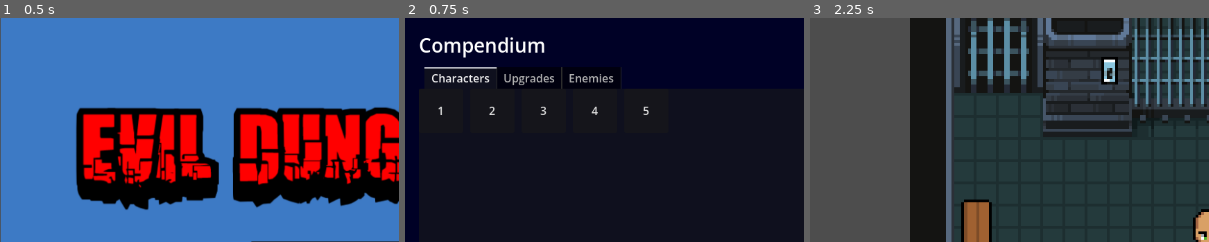
Above: before the commit, frames 1-3 (left to right).
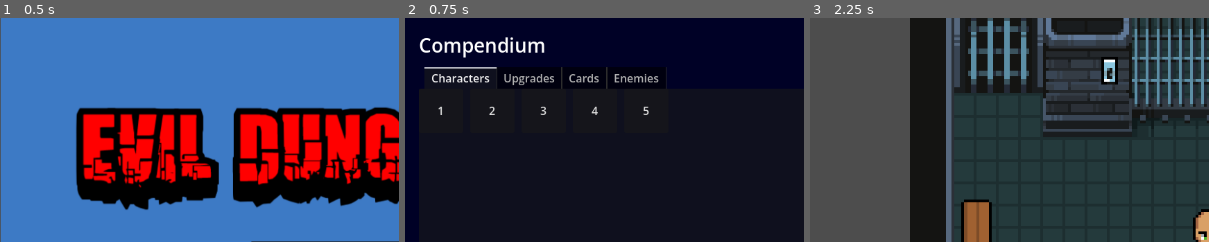
Above: after the commit, the same moments.

Repository: Maximgg21/A401-Project
Game: Godot game, scene res://scenes/ui/main_menu.tscn
Two runs of this game, one before a commit and one after it. Both use one fixed random seed, a clock stepped at 60 frames per second and the inputs below.
Inputs:
- Up to frame 1 (0.5 s): no input
- Up to frame 2 (0.75 s): click "Compendium" at 0.5 s
- Up to frame 3 (2.25 s): click "Back" at 1.25 s; click "Start" at 2 s
The pictures show only the part of the screen within x 0-50%, y 0-50%; the shares and areas given below are measured in that part.

Frame 1 is identical in both runs. In frame 2, 0.5% of the frame differs, in the area x 41-64%, y 21-32%; in frame 3, nothing differs.

Commit message:
Added cards to Compendium
populates the cards tab with the .tres files

Diff:
--- a/scenes/ui/compendium.gd
+++ b/scenes/ui/compendium.gd
@@ -4,7 +4,13 @@
 const ICON_SIZE := Vector2(64, 64)
 const GRID_COLUMNS := 5
 
-# Data Entry Portion
+# The Cards tab is different from the other tabs. It pulls cards from data/cards
+const CARDS_DATA_PATH := "res://data/cards"
+const CARD_SCENE := preload("res://scenes/cards/card.tscn")
+const CARD_MIN_SIZE := Vector2(160, 220)
+const CARD_GRID_COLUMNS := 4
+
+# Manual Data Entry Portion
 
 # --- Characters ---
 var character_1_name := "Alex"
@@ -229,6 +235,10 @@
 	upgrades_tab.name = "Upgrades"
 	tabs.add_child(upgrades_tab)
 
+	var cards_tab := _build_cards_tab()
+	cards_tab.name = "Cards"
+	tabs.add_child(cards_tab)
+
 	var enemies_tab := _build_enemies_tab()
 	enemies_tab.name = "Enemies"
 	tabs.add_child(enemies_tab)
@@ -236,11 +246,11 @@
 	_build_detail_popup()
 
 
-func _new_grid() -> GridContainer:
+func _new_grid(columns: int = GRID_COLUMNS, h_separation: int = 10, v_separation: int = 10) -> GridContainer:
 	var grid := GridContainer.new()
-	grid.columns = GRID_COLUMNS
-	grid.add_theme_constant_override("h_separation", 10)
-	grid.add_theme_constant_override("v_separation", 10)
+	grid.columns = columns
+	grid.add_theme_constant_override("h_separation", h_separation)
+	grid.add_theme_constant_override("v_separation", v_separation)
 	grid.size_flags_horizontal = Control.SIZE_EXPAND_FILL
 	return grid
 
@@ -302,6 +312,41 @@
 	return scroll
 
 
+func _build_cards_tab() -> Control:
+	var scroll := ScrollContainer.new()
+
+	var margin := MarginContainer.new()
+	margin.add_theme_constant_override("margin_left", 16)
+	margin.add_theme_constant_override("margin_top", 16)
+	margin.add_theme_constant_override("margin_right", 16)
+	margin.add_theme_constant_override("margin_bottom", 16)
+	scroll.add_child(margin)
+
+	var grid := _new_grid(CARD_GRID_COLUMNS, 24, 24)
+	margin.add_child(grid)
+
+	var dir := DirAccess.open(CARDS_DATA_PATH)
+	if dir:
+		dir.list_dir_begin()
+		var file_name := dir.get_next()
+		while file_name != "":
+			if file_name.ends_with(".tres"):
+				var card_data := load(CARDS_DATA_PATH + "/" + file_name) as CardData
+				if card_data:
+					var card_instance: CardView = CARD_SCENE.instantiate()
+					card_instance.custom_minimum_size = CARD_MIN_SIZE
+					card_instance.data = card_data
+					grid.add_child(card_instance)
+				else:
+					push_warning("File did not load as CardData: %s" % file_name)
+			file_name = dir.get_next()
+		dir.list_dir_end()
+	else:
+		push_warning("Could not open folder: %s" % CARDS_DATA_PATH)
+
+	return scroll
+
+
 func _build_enemies_tab() -> Control:
 	var scroll := ScrollContainer.new()
 	var grid := _new_grid()
@@ -371,4 +416,4 @@
 
 
 func _on_back_pressed() -> void:
-	get_tree().change_scene_to_file("res://scenes/ui/main_menu.tscn")
+	get_tree().change_scene_to_file(MAIN_MENU_PATH)
Not shown: 1 places in scenes/ui/main_menu.tscn that only renumber resources
